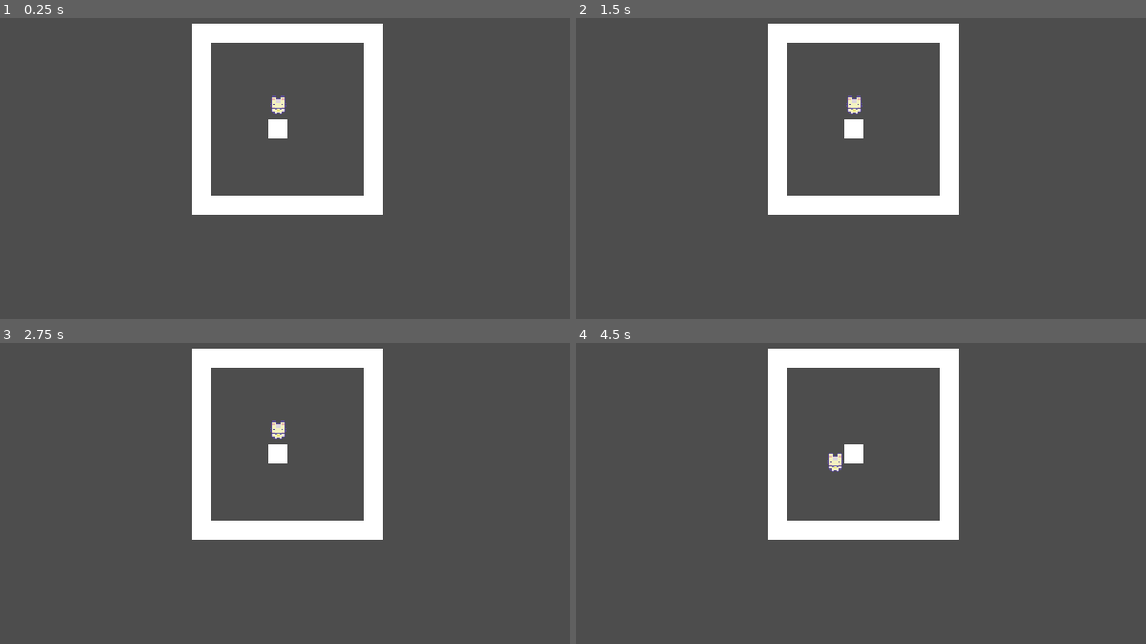
Above: before the commit, frames 1-4 (two rows, left to right).
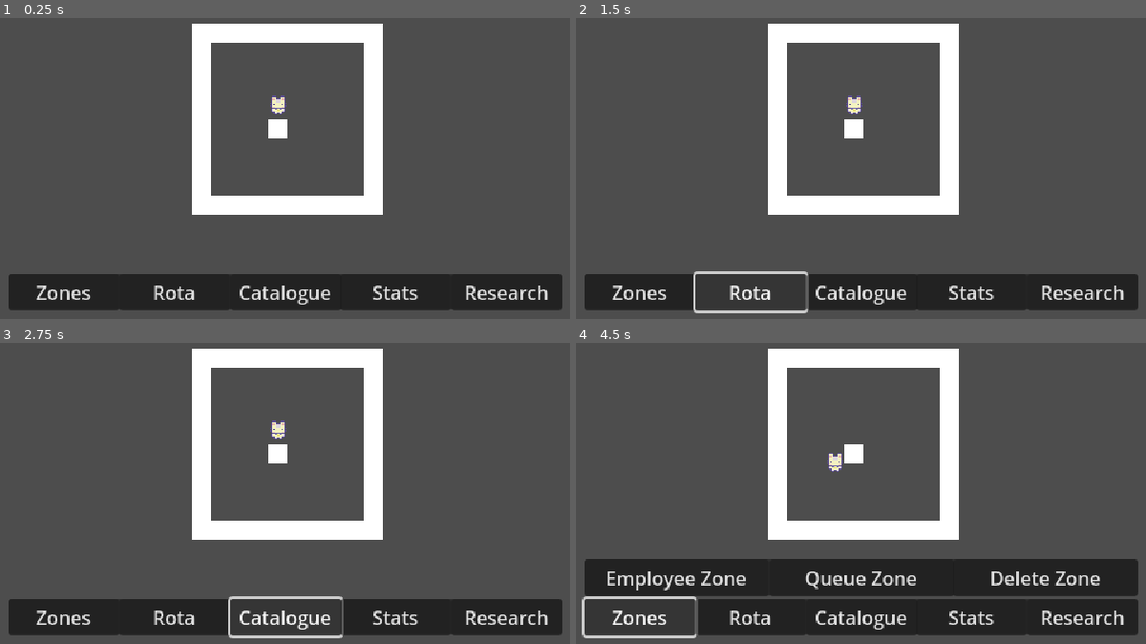
Above: after the commit, the same moments.

Repository: btoosey/project-coffee
Game: Godot game, scene res://scenes/main/main.tscn
Same seed, same stepped clock (60 frames per second), same inputs: the game is played once before the commit and once after it.
Inputs (mouse positions are in pixels of both pictures, inside the frame that each line leads up to):
- Up to frame 1 (0.25 s): no input
- Up to frame 2 (1.5 s): click (638, 291) at 0.5 s, where only the run after the commit has a clickable "Zones"; click (752, 291) at 1.25 s, where only the run after the commit has a clickable "Rota"
- Up to frame 3 (2.75 s): click (285, 616) at 2 s, where only the run after the commit has a clickable "Catalogue"
- Up to frame 4 (4.5 s): click (969, 616) at 2.75 s, where only the run after the commit has a clickable "Stats"; click (1083, 616) at 3.5 s, where only the run after the commit has a clickable "Research"; click (638, 616) at 4.25 s, where only the run after the commit has a clickable "Zones"

The runs differ from the first frame. In frame 1, 11% of the frame differs, in the area x 1-99%, y 85-98%; in frame 2, 9.7%; in frame 3, 9.9%; in frame 4, 22%, in the area x 1-99%, y 71-99%.

Commit message:
ADD: initial basic ui
Added UI panels for initial actions

Diff:
--- a/scenes/main/main.tscn
+++ b/scenes/main/main.tscn
@@ -1,8 +1,9 @@
-[gd_scene load_steps=7 format=4 uid="uid://ojp87xwddiij"]
+[gd_scene load_steps=8 format=4 uid="uid://ojp87xwddiij"]
 
 [ext_resource type="Texture2D" uid="uid://6ehxehli6saf" path="res://assets/sprites/tilemaps/walls/placeholder_wall.png" id="1_hyk8p"]
 [ext_resource type="PackedScene" uid="uid://d16s4bnnn4ana" path="res://scenes/character/base/character_base.tscn" id="2_iuonh"]
 [ext_resource type="Shader" uid="uid://c4oea7qk6fprd" path="res://resources/shaders/outline_highlighter.gdshader" id="3_k2fmo"]
+[ext_resource type="PackedScene" uid="uid://d2med65ppcfws" path="res://scenes/ui/ui.tscn" id="4_l3cfh"]
 
 [sub_resource type="TileSetAtlasSource" id="TileSetAtlasSource_iuonh"]
 texture = ExtResource("1_hyk8p")
@@ -45,4 +46,6 @@
 [node name="Visuals" parent="CharacterBase" index="6"]
 material = SubResource("ShaderMaterial_l3cfh")
 
+[node name="UI" parent="." instance=ExtResource("4_l3cfh")]
+
 [editable path="CharacterBase"]
--- /dev/null
+++ b/scenes/ui/ui.tscn
@@ -0,0 +1,81 @@
+[gd_scene load_steps=4 format=3 uid="uid://d2med65ppcfws"]
+
+[ext_resource type="Script" uid="uid://dc0tlreerllsv" path="res://scripts/components/ui/ui.gd" id="1_x4jx1"]
+[ext_resource type="Script" uid="uid://xc5s46f6ub8p" path="res://scripts/components/ui/panel_bottom.gd" id="2_yev5y"]
+[ext_resource type="Script" uid="uid://clqg0kqfiyqmx" path="res://scripts/components/ui/panel_zones.gd" id="3_yev5y"]
+
+[node name="UI" type="CanvasLayer"]
+script = ExtResource("1_x4jx1")
+
+[node name="PanelBottom" type="Panel" parent="."]
+anchors_preset = -1
+anchor_left = 0.134
+anchor_top = 0.848
+anchor_right = 0.86
+anchor_bottom = 0.931
+offset_left = 0.239998
+offset_right = -0.400024
+offset_bottom = -0.160034
+script = ExtResource("2_yev5y")
+
+[node name="ButtonZones" type="Button" parent="PanelBottom"]
+layout_mode = 0
+anchor_right = 0.2
+anchor_bottom = 1.0
+text = "Zones"
+
+[node name="ButtonRota" type="Button" parent="PanelBottom"]
+layout_mode = 0
+anchor_left = 0.2
+anchor_right = 0.4
+anchor_bottom = 1.0
+text = "Rota"
+
+[node name="ButtonCatalogue" type="Button" parent="PanelBottom"]
+layout_mode = 0
+anchor_left = 0.4
+anchor_right = 0.6
+anchor_bottom = 1.0
+text = "Catalogue"
+
+[node name="ButtonStats" type="Button" parent="PanelBottom"]
+layout_mode = 0
+anchor_left = 0.6
+anchor_right = 0.8
+anchor_bottom = 1.0
+text = "Stats"
+
+[node name="ButtonResearch" type="Button" parent="PanelBottom"]
+layout_mode = 0
+anchor_left = 0.8
+anchor_right = 1.0
+anchor_bottom = 1.0
+text = "Research"
+
+[node name="Zones" type="Panel" parent="."]
+anchors_preset = -1
+anchor_left = 0.134
+anchor_top = 0.755
+anchor_right = 0.859
+anchor_bottom = 0.839
+script = ExtResource("3_yev5y")
+
+[node name="ButtonEmployeeZone" type="Button" parent="Zones"]
+layout_mode = 0
+anchor_right = 0.333333
+anchor_bottom = 1.0
+text = "Employee Zone"
+
+[node name="ButtonQueueZone" type="Button" parent="Zones"]
+layout_mode = 0
+anchor_left = 0.333333
+anchor_right = 0.666667
+anchor_bottom = 1.0
+text = "Queue Zone"
+
+[node name="ButtonDeleteZone" type="Button" parent="Zones"]
+layout_mode = 0
+anchor_left = 0.666667
+anchor_right = 1.0
+anchor_bottom = 1.0
+text = "Delete Zone"
--- /dev/null
+++ b/scripts/components/ui/panel_bottom.gd
@@ -0,0 +1,54 @@
+extends Panel
+
+@export var reset : bool = false
+
+var buttons = []
+
+func _ready():
+	LoadButtons()
+	for button in buttons:
+		button.connect("pressed", OnButtonPressed.bind(button))
+
+	for submenu in get_parent().get_children():
+		if submenu != self:
+			submenu.visible = false
+
+func _process(_delta):
+	if reset:
+		reset = false
+		LoadButtons()
+		ArrangeButtons()
+
+func OnButtonPressed(button: Button):
+	OpenSubmenu(button.text)
+
+func OpenSubmenu(menu : String):
+	for submenu in get_parent().get_children():
+		if submenu !=self:
+			if menu == submenu.name:
+				if submenu.is_visible():
+					submenu.set_visible(false)
+				else:
+					submenu.set_visible(true)
+			else:
+				submenu.set_visible(false)
+
+func ArrangeButtons():
+	var div : float = float(1) / len(buttons)
+
+	for i in range(len(buttons)):
+		buttons[i].anchor_left = div * i
+		buttons[i].anchor_right = (div * i) + div
+		buttons[i].anchor_top = 0
+		buttons[i].anchor_bottom = 1
+
+		buttons[i].offset_bottom = 0
+		buttons[i].offset_top = 0
+		buttons[i].offset_left = 0
+		buttons[i].offset_right = 0
+
+func LoadButtons():
+	buttons = []
+	for child in get_children():
+		if child is Button:
+			buttons.append(child)
--- /dev/null
+++ b/scripts/components/ui/panel_zones.gd
@@ -0,0 +1,45 @@
+extends Panel
+
+@export var reset : bool = false
+
+var buttons = []
+
+var columnCount : int = 3
+
+func _process(_delta: float):
+	if reset:
+		reset = false
+		LoadButtons()
+		ArrangeSelf()
+		ArrangeButtons()
+
+func LoadButtons():
+	buttons = []
+	for child in get_children():
+		if child is Button:
+			buttons.append(child)
+
+func ArrangeSelf():
+	anchor_left = 0.134
+	anchor_bottom = 0.839
+	anchor_top = 0.755
+
+	offset_bottom = 0
+	offset_top = 0
+	offset_left = 0
+	offset_right = 0
+
+
+func ArrangeButtons():
+	var div : float = float(1) / len(buttons)
+
+	for i in range(len(buttons)):
+		buttons[i].anchor_left = div * i
+		buttons[i].anchor_right = (div * i) + div
+		buttons[i].anchor_top = 0
+		buttons[i].anchor_bottom = 1
+
+		buttons[i].offset_bottom = 0
+		buttons[i].offset_top = 0
+		buttons[i].offset_left = 0
+		buttons[i].offset_right = 0
--- /dev/null
+++ b/scripts/components/ui/ui.gd
@@ -0,0 +1,12 @@
+@tool
+extends CanvasLayer
+
+var buttons = []
+
+func _ready():
+	for button in buttons:
+		button.connect("pressed", OnButtonPressed(button))
+
+
+func OnButtonPressed(button: Button):
+	print(button.text)
Not shown, added: scripts/components/ui/panel_bottom.gd.uid
Not shown, added: scripts/components/ui/panel_zones.gd.uid
Not shown, added: scripts/components/ui/ui.gd.uid
